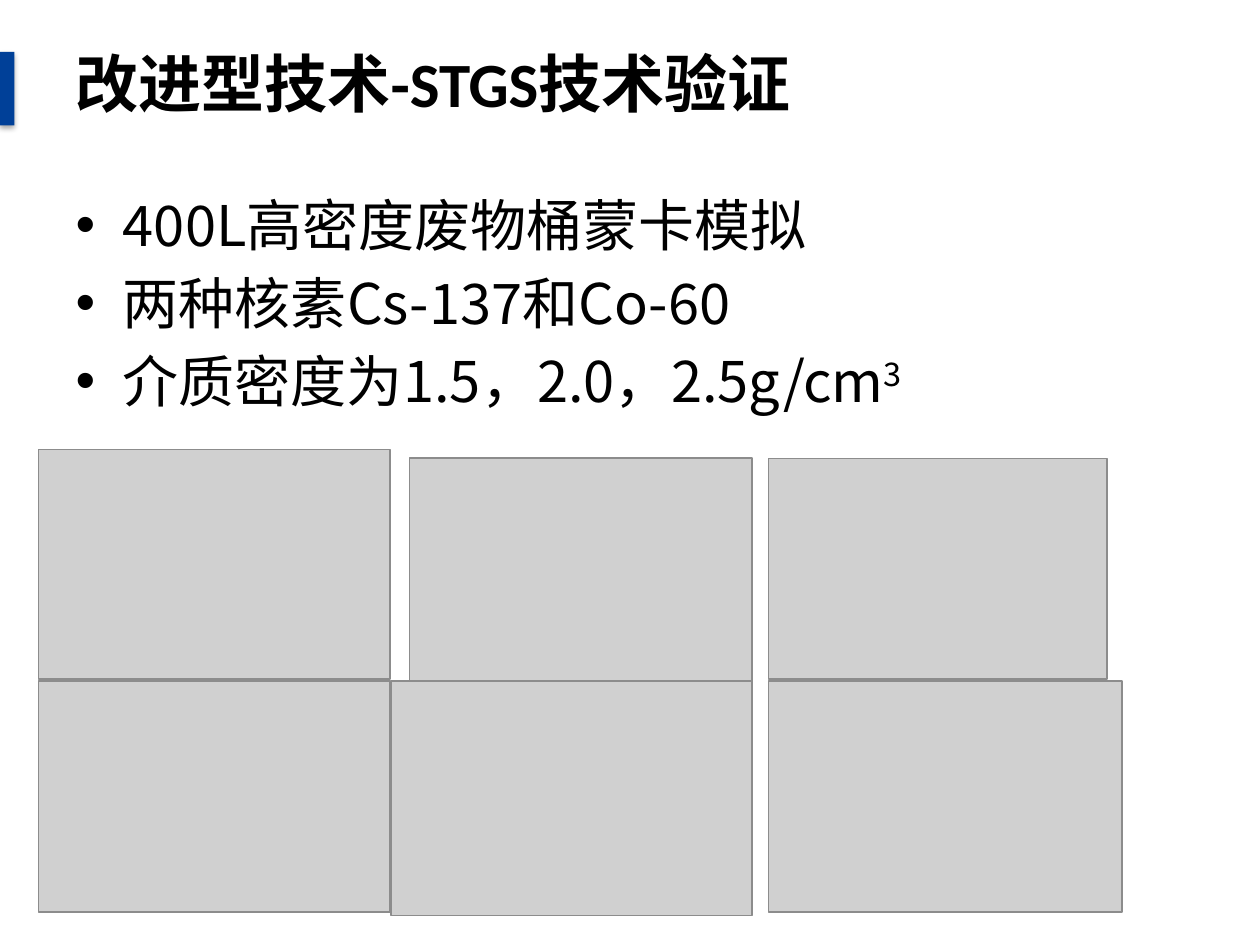
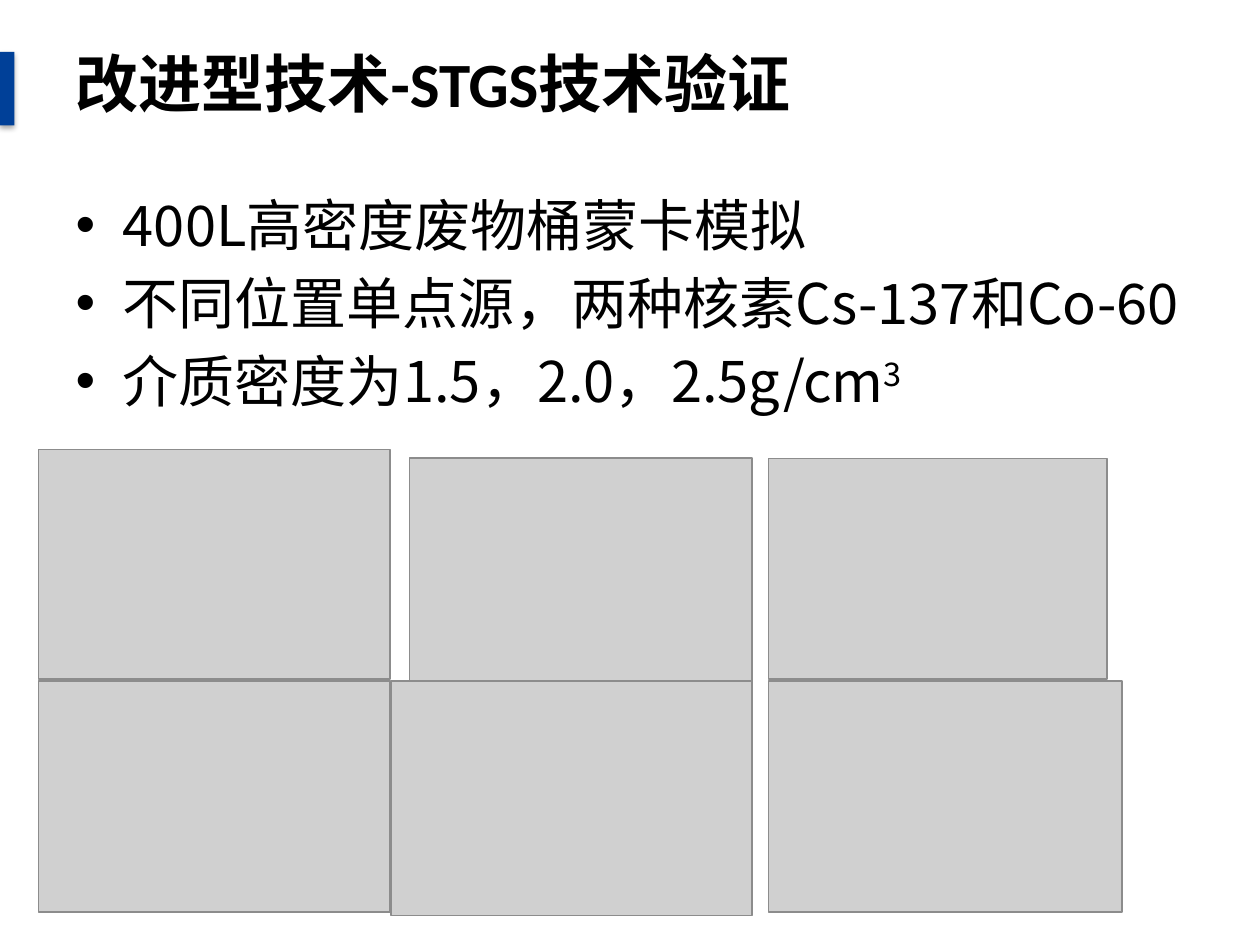
Before and after one commit to danxibao/NDAPapers, a slide deck: slide 20 of 毕业答辩报告.pptx. Drawn at 1260x945 pixels with LibreOffice and Linux fonts; fonts in the diff are those of the drawing; grey boxes stand for pictures; background and template pictures are left out. Boxes give left, top, right and bottom in pixels: in the first picture for what was removed or moved away, otherwise in the second. Text is boxed around its words. In the diff, an @@ line names an element or a change of style, - is before the commit and + after.

```diff
--- a/毕业答辩报告.pptx
+++ b/毕业答辩报告.pptx
@@ text at (123, 276, 1179, 330): text changed @@
-• 两种核素Cs-137和Co-60
+• 不同位置单点源，两种核素Cs-137和Co-60
```
Also in this commit, not shown: 3 other slides changed, 2 other files.
